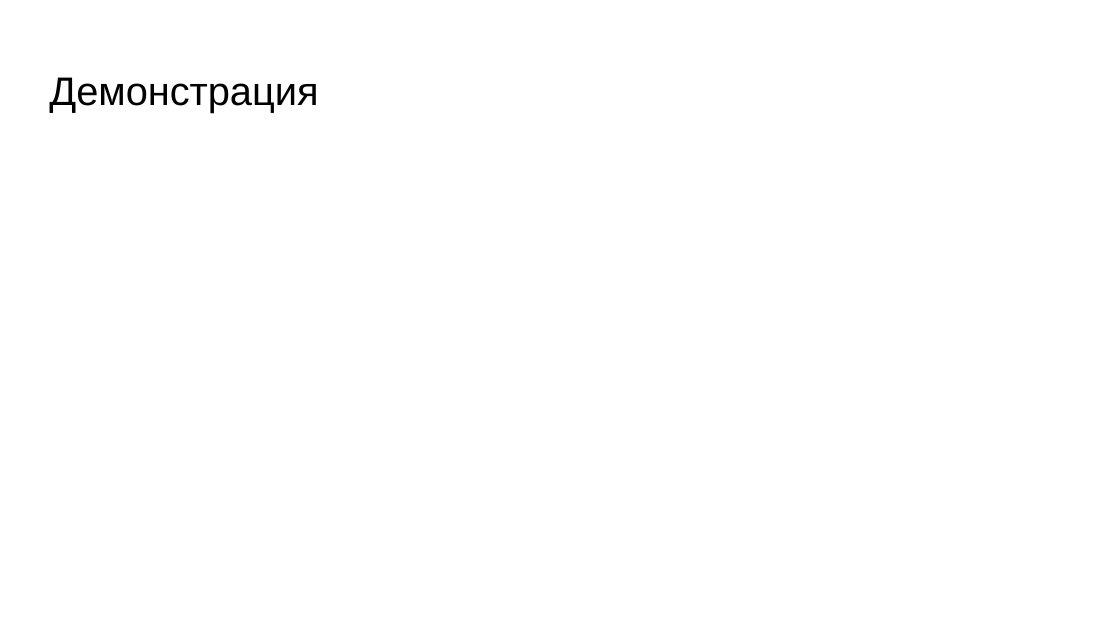
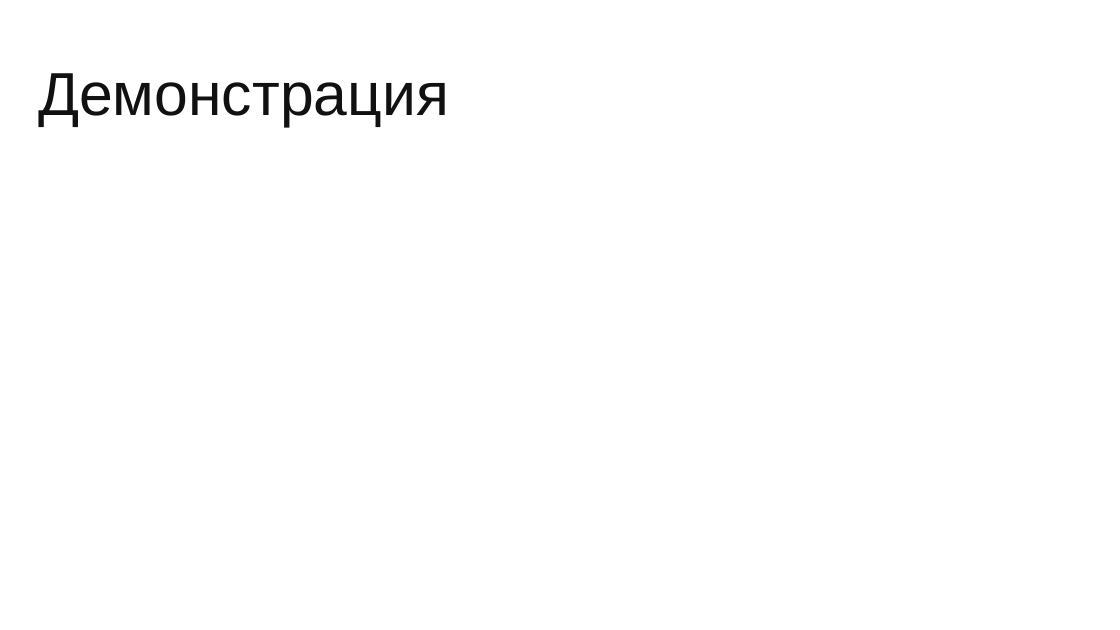
Before and after one commit to Yerlan110110/Jana, a slide deck: slide 3 of deliverables/JanaMen_DigitalHR_Hackathon_2026_team37_3slides.pptx. Drawn at 1120x630 pixels with LibreOffice and Linux fonts; fonts in the diff are those of the drawing. Boxes give left, top, right and bottom in pixels: in the first picture for what was removed or moved away, otherwise in the second. Text is boxed around its words. In the diff, an @@ line names an element or a change of style, - is before the commit and + after.

Commit message:
docs: enlarge presentation demo title

```diff
--- a/deliverables/JanaMen_DigitalHR_Hackathon_2026_team37_3slides.pptx
+++ b/deliverables/JanaMen_DigitalHR_Hackathon_2026_team37_3slides.pptx
@@ title "Демонстрация" at box(38, 73, 449, 126): size 25.6 to 39 pt, text colour #000000 to #111111 @@
```
